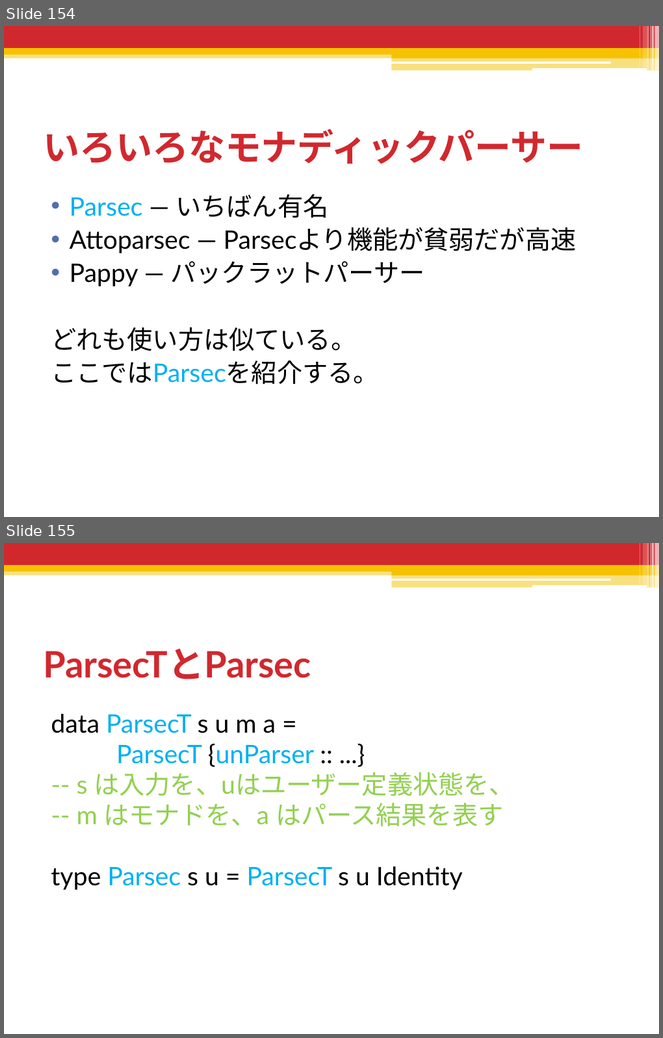
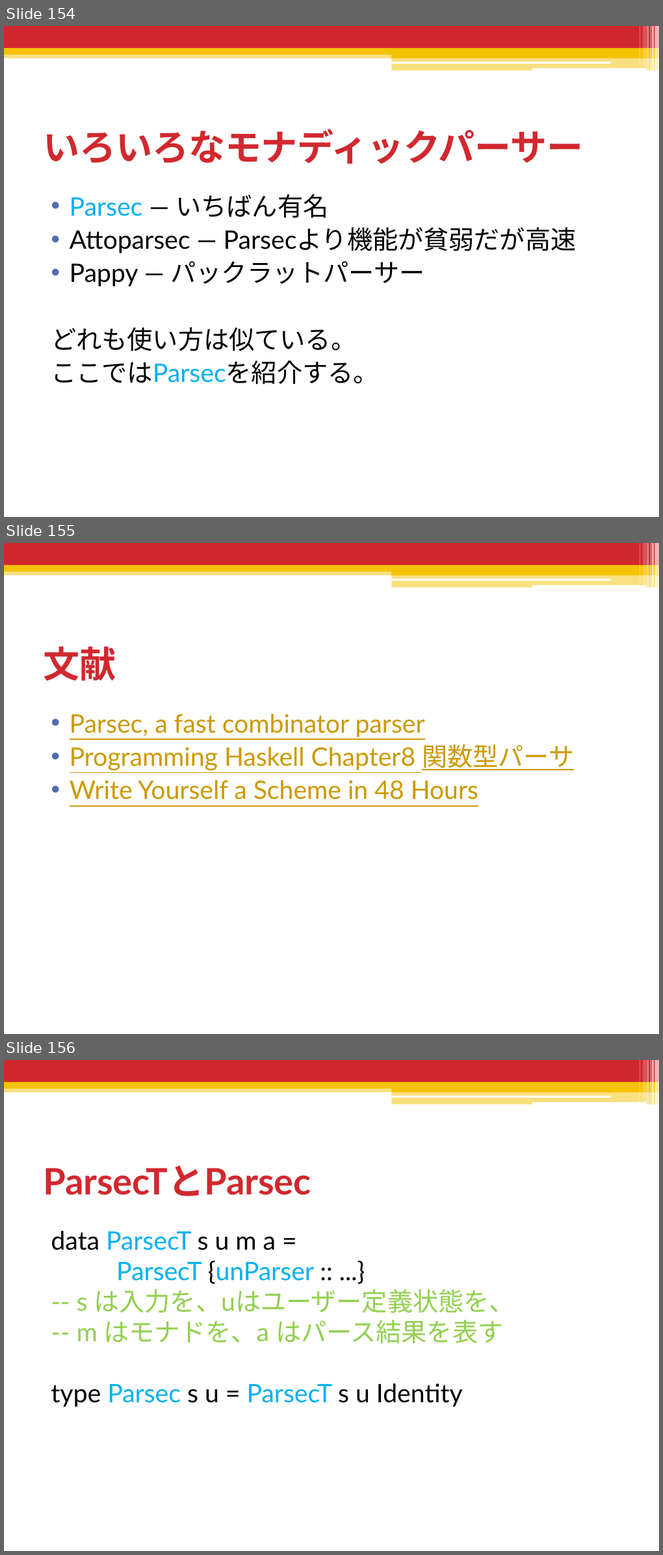
Before and after one commit to shiatsumat/HaskellLecture, a slide deck: 2_monad/slides/2_monad.pptx. Shown one above the other, each under a label of ours: slides 154 and 155 before the commit, slides 154, 155 and 156 after it. The pictures are 663x1038 and 663x1555 pixels, drawn with LibreOffice and Linux fonts; fonts in the diff are those of the drawing. Boxes give left, top, right and bottom in pixels: in the first picture for what was removed or moved away, otherwise in the second. Text is boxed around its words. In the diff, an @@ line names an element or a change of style, - is before the commit and + after.

```diff
--- a/2_monad/slides/2_monad.pptx
+++ b/2_monad/slides/2_monad.pptx
@@ slide 155 added at (4,543,659,1034), background #FFFFFF; not listed: 13 template elements that a slide beside it also shows @@
@@ title added at (43,646,116,681), 40 pt, text #D1282E, bold @@
+文献
@@ text added at (70,714,574,800), 28 pt, text #CC9900, underline @@
+• Parsec, a fast combinator parser
+• Programming Haskell Chapter8 関数型パーサ
+• Write Yourself a Scheme in 48 Hours
@@ what was slide 155 is now slide 156 @@
```
Also in this commit, not shown: 3 slides changed, 16 slides removed, 2 other files.
